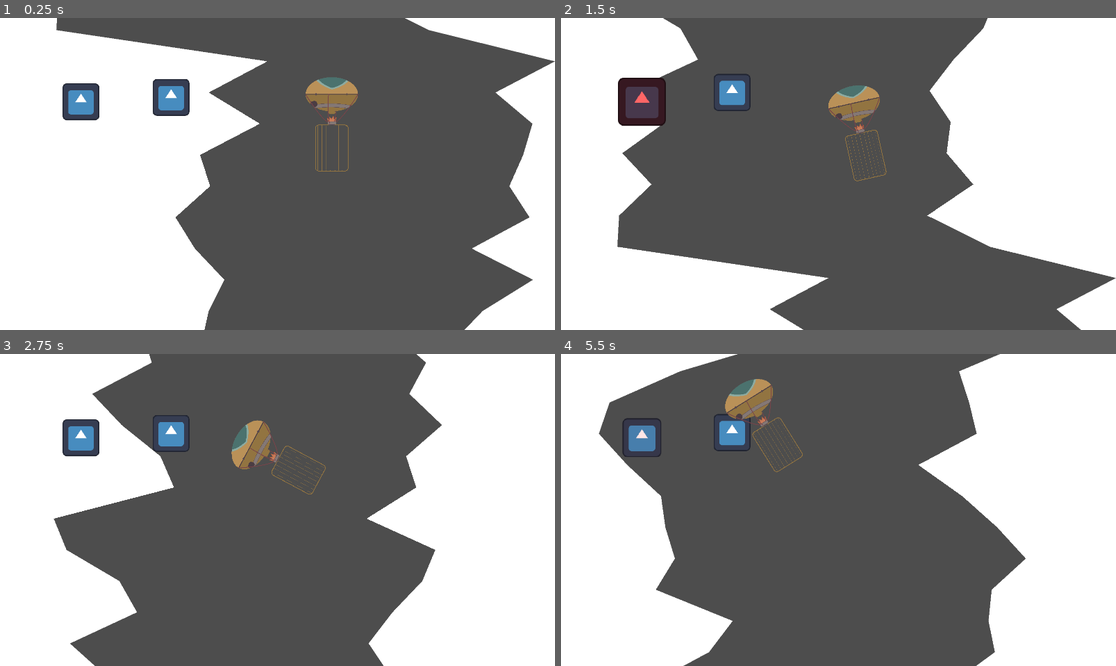
Above: before the commit, frames 1-4 (two rows, left to right).
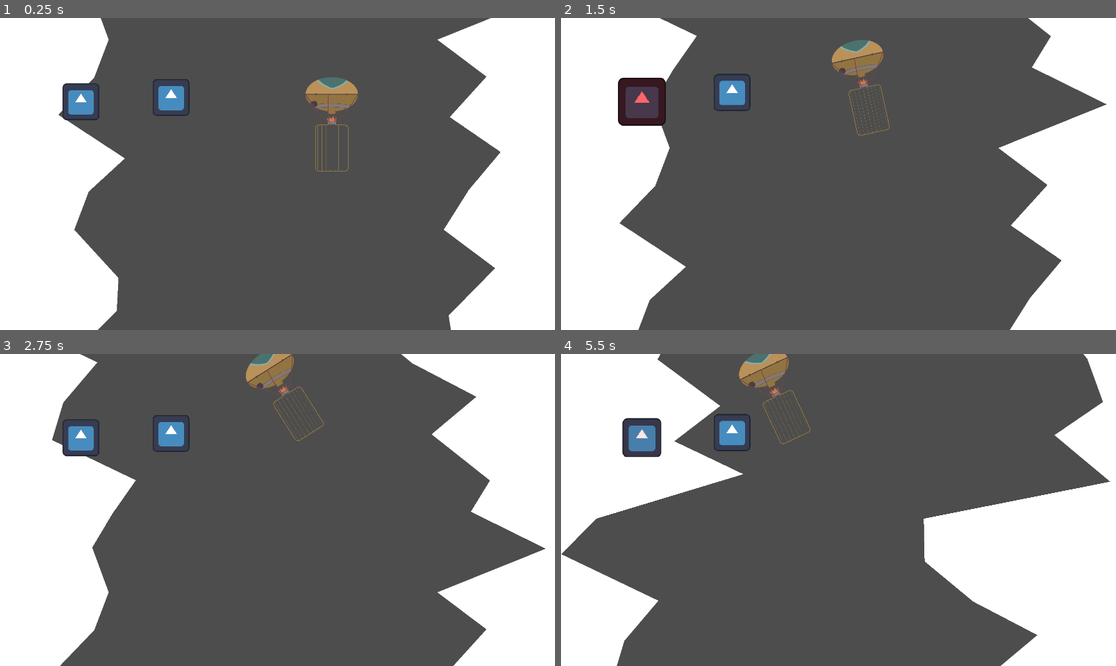
Above: after the commit, the same moments.

Repository: panorb/ludum-dare-53
Game: Godot game, scene res://world.tscn
Same seed, same stepped clock (60 frames per second), same inputs: the game is played once before the commit and once after it. The engine's default icon, where the game draws it, is replaced by a stand-in: a white triangle on a blue panel in a dark square.
Inputs (mouse positions are in pixels of both pictures, inside the frame that each line leads up to):
- Up to frame 1 (0.25 s): no input
- Up to frame 2 (1.5 s): tap Enter (ui_accept) at 0.5, 0.77 s; move the mouse to (960, 158) at 0.52 s; press the mouse at (960, 158) at 0.53 s; move the mouse to (727, 189) at 1.27 s; release the mouse at (727, 189) at 1.28 s; click (727, 189) at 1.35 s
- Up to frame 3 (2.75 s): tap Enter (ui_accept) at 1.52 s; move the mouse to (333, 441) at 2.02 s; press the mouse at (333, 441) at 2.03 s
- Up to frame 4 (5.5 s): move the mouse to (810, 572) at 2.77 s; release the mouse at (810, 572) at 2.78 s; click (810, 572) at 2.85 s; tap Enter (ui_accept) at 3.02, 3.77, 4.52 s; move the mouse to (1005, 556) at 3.52 s; press the mouse at (1005, 556) at 3.53 s; move the mouse to (672, 463) at 4.27 s; release the mouse at (672, 463) at 4.28 s; click (672, 463) at 4.35 s; move the mouse to (866, 510) at 5.02 s; press the mouse at (866, 510) at 5.03 s

The runs differ from the first frame. In frame 1, 26% of the frame differs, in the area x 10-100%, y 0-100%; in frame 2, 22%; in frame 3, 19%; in frame 4, 29%, in the area x 0-99%, y 0-100%.

Commit message:
Improve performance and make constants for cave segments more stable

Diff:
--- a/godot/game/cave/cave.gd
+++ b/godot/game/cave/cave.gd
@@ -1,6 +1,6 @@
 extends Node2D
 
-const SPEED = 10
+const SPEED = 5
 
 const SCREEN_HEIGHT = 1080
 
@@ -10,11 +10,11 @@
 var walls = []
 
 # Called when the node enters the scene tree for the first time.
-func _ready():
+func _ready() -> void:
 	for i in 3:
 		new_cave_segment()
 
-func new_cave_segment():
+func new_cave_segment() -> void:
 	var instance = segment.instantiate()
 	add_child(instance)
 	if walls.is_empty():
@@ -24,13 +24,16 @@
 	starting_position = instance.create_cave_walls(starting_position)
 	walls.append(instance)
 
+func redraw_cave_segment() -> void:
+	walls[0].position.y = walls.back().position.y - SCREEN_HEIGHT
+	starting_position = walls[0].create_cave_walls(starting_position)
+
 # Called every frame. 'delta' is the elapsed time since the previous frame.
-func _process(delta):
+func _process(_delta) -> void:
 	walls[0].position.y += SPEED
 	walls[1].position.y += SPEED
 	walls[2].position.y += SPEED
 
 	if walls[1].position.y > 0:
-		walls[0].remove_child(walls[0].get_child(0))
-		walls.pop_front()
-		new_cave_segment()
+		redraw_cave_segment()
+		walls.append(walls.pop_front())
--- a/godot/game/cave_segment/cave_segment.gd
+++ b/godot/game/cave_segment/cave_segment.gd
@@ -3,12 +3,13 @@
 const SCREEN_HEIGHT = 1080
 const SCREEN_WIDTH = 1920
 
-const SAMPLES = 10
+const SAMPLES = 8
 
-var EFFECTIVE_WIDTH = 1020
-var MIN_BORDER = 100
-var SYMMETRIC_VARIANCE = 200
+var EFFECTIVE_WIDTH = 1300
+var MIN_BORDER = 1
+var SYMMETRIC_VARIANCE = 100
 var ASYMMETRIC_VARIANCE = 300
+var HORIZONTAL_VARIANCE = 40
 
 @onready var segment_left = get_node("SegmentLeft")
 @onready var collision_segment_left = get_node("CollisionSegmentLeft")
@@ -18,7 +19,7 @@
 func _ready() -> void:
 	pass
 
-func create_cave_walls(starting_position):
+func create_cave_walls(starting_position) -> Vector2:
 	var left_column = [Vector2(0, 0), Vector2(0, SCREEN_HEIGHT), Vector2(starting_position[0], SCREEN_HEIGHT)]
 	var right_column = [Vector2(SCREEN_WIDTH, 0), Vector2(SCREEN_WIDTH, SCREEN_HEIGHT), Vector2(starting_position[1], SCREEN_HEIGHT)]
 	var left_offset_bottom = randi_range(MIN_BORDER, SCREEN_WIDTH - EFFECTIVE_WIDTH - MIN_BORDER)
@@ -32,10 +33,16 @@
 		left_position += randi_range(-ASYMMETRIC_VARIANCE/2, ASYMMETRIC_VARIANCE/2)
 		right_position += randi_range(-ASYMMETRIC_VARIANCE/2, ASYMMETRIC_VARIANCE/2)
 		left_position = max( 1, left_position)
-		right_position = min( SCREEN_WIDTH, right_position)
+		right_position = min( SCREEN_WIDTH - 1, right_position)
 		var vertical_position = SCREEN_HEIGHT - (n + 1) * SCREEN_HEIGHT / SAMPLES
-		left_column.append(Vector2(left_position, vertical_position))
-		right_column.append(Vector2(right_position, vertical_position))
+		if n == SAMPLES - 1:
+			left_column.append(Vector2(left_position, vertical_position))
+			right_column.append(Vector2(right_position, vertical_position))
+		else:
+			var left_vertical_position = vertical_position + randi_range(-HORIZONTAL_VARIANCE/2, HORIZONTAL_VARIANCE/2)
+			var right_vertical_position = vertical_position + randi_range(-HORIZONTAL_VARIANCE/2, HORIZONTAL_VARIANCE/2)
+			left_column.append(Vector2(left_position, left_vertical_position))
+			right_column.append(Vector2(right_position, right_vertical_position))
 	segment_left.polygon = PackedVector2Array(left_column)
 	collision_segment_left.polygon = PackedVector2Array(left_column)
 	segment_right.polygon = PackedVector2Array(right_column)
